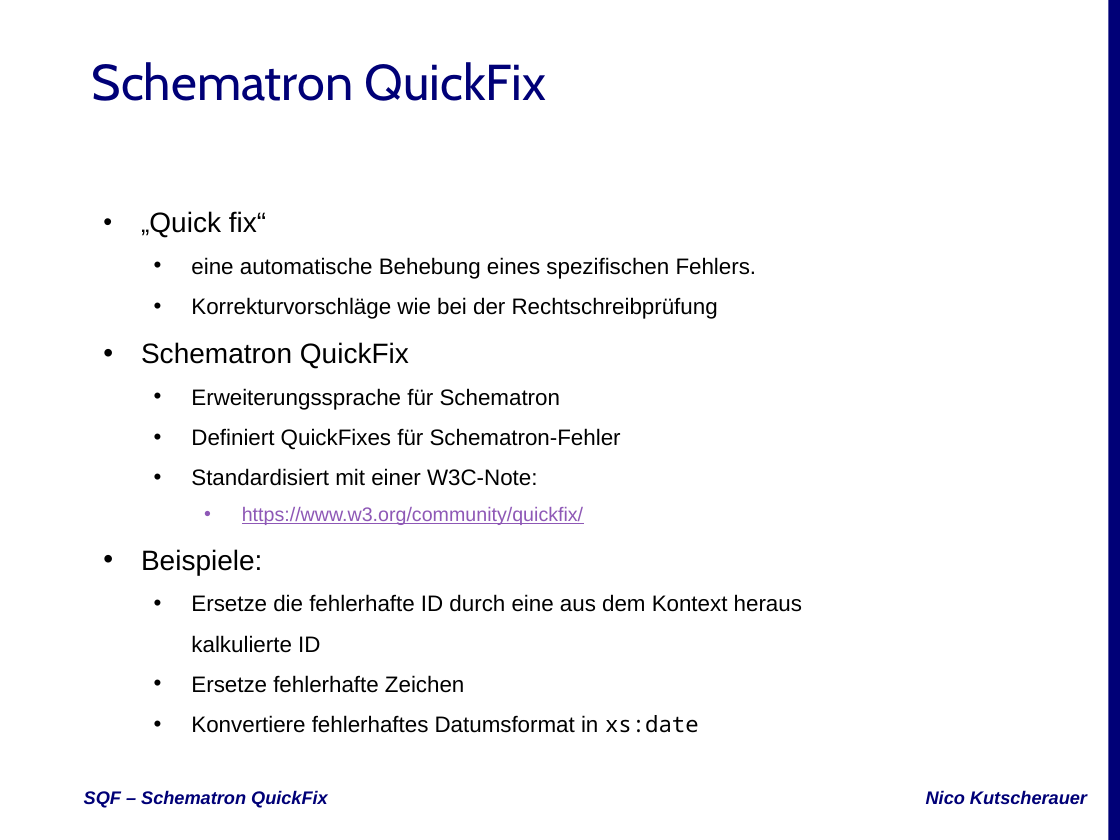
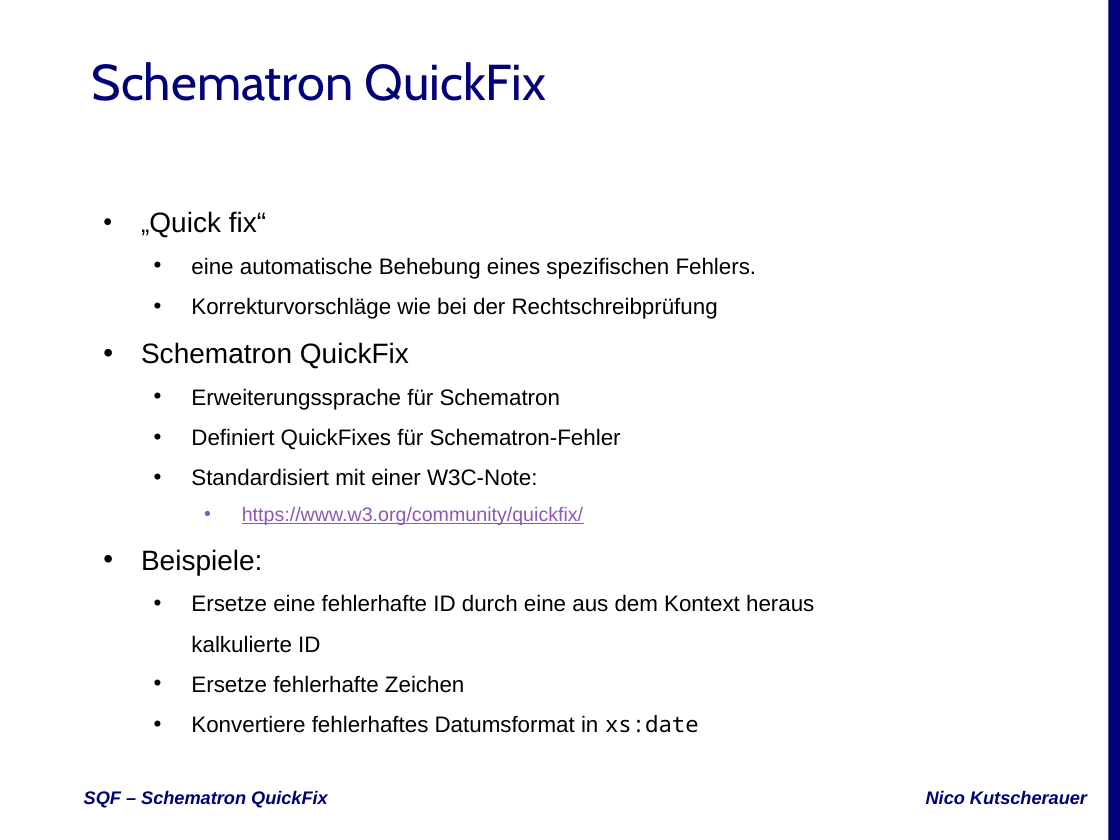
Before and after one commit to nkutsche/SchematronQuickFix-2017-11-17, a slide deck: slide 3 of SQF-Escali.pptx (slide 4 before the commit). Drawn at 1120x840 pixels with LibreOffice and Linux fonts; fonts in the diff are those of the drawing; background and template pictures are left out. Boxes give left, top, right and bottom in pixels: in the first picture for what was removed or moved away, otherwise in the second. Text is boxed around its words. In the diff, an @@ line names an element or a change of style, - is before the commit and + after.

```diff
--- a/SQF-Escali.pptx
+++ b/SQF-Escali.pptx
@@ subtitle at (191,594,814,653): text changed @@
-  • Ersetze die fehlerhafte ID durch eine aus dem Kontext heraus kalkulierte ID
+  • Ersetze eine fehlerhafte ID durch eine aus dem Kontext heraus kalkulierte ID
```
Also in this commit, not shown: 6 other slides changed, 22 slides added, 1 slide removed, 4 other files.
